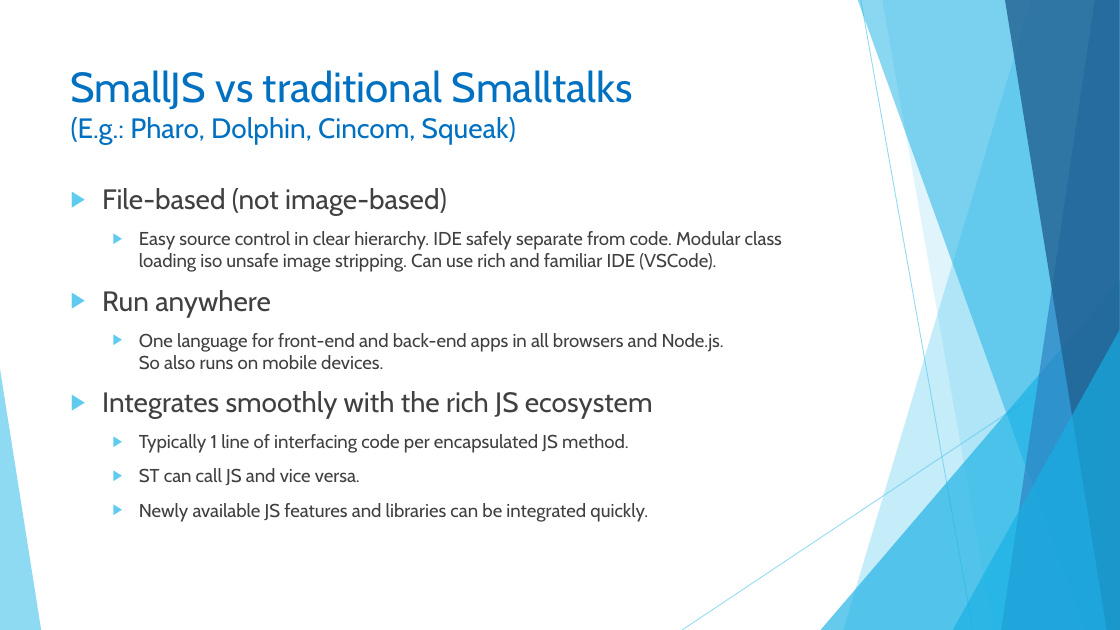
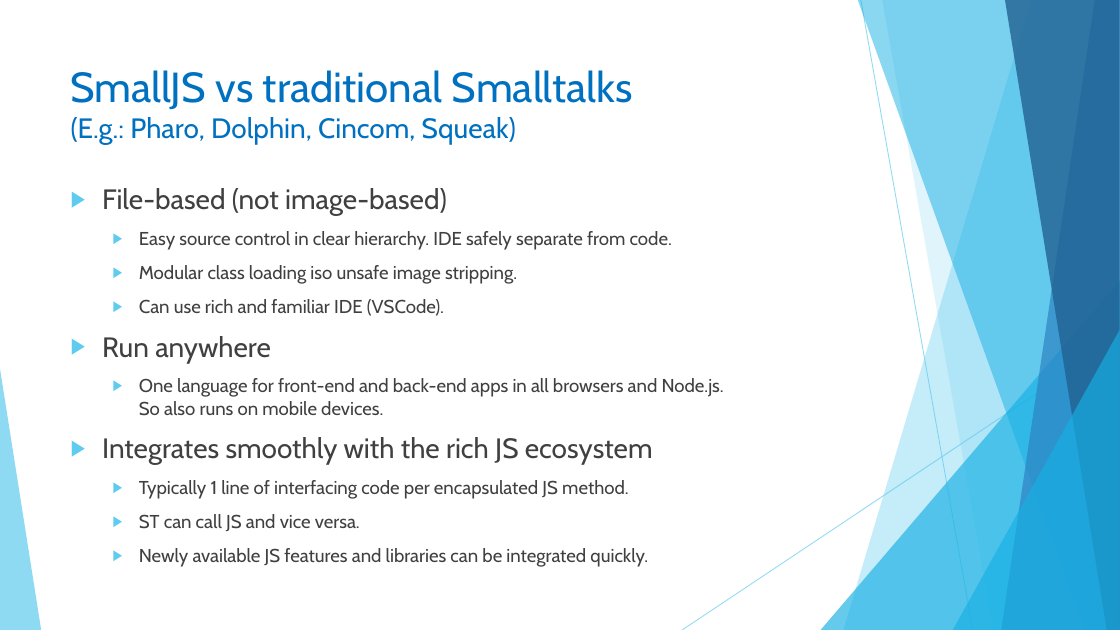
Before and after one commit to Small-JS/SmallJS, a slide deck: slide 11 of Documentation/Why_SmallJS.pptx (slide 8 before the commit). Drawn at 1120x630 pixels with LibreOffice and Linux fonts; fonts in the diff are those of the drawing. Boxes give left, top, right and bottom in pixels: in the first picture for what was removed or moved away, otherwise in the second. Text is boxed around its words. In the diff, an @@ line names an element or a change of style, - is before the commit and + after.

```diff
--- a/Documentation/Why_SmallJS.pptx
+++ b/Documentation/Why_SmallJS.pptx
@@ text at box(139, 231, 672, 316): text changed @@
-  ▶ Easy source control in clear hierarchy. IDE safely separate from code. Modular class loading iso unsafe image stripping. Can use rich and familiar IDE (VSCode).
+  ▶ Easy source control in clear hierarchy. IDE safely separate from code.
+  ▶ Modular class loading iso unsafe image stripping.
+  ▶ Can use rich and familiar IDE (VSCode).
```
Also in this commit, not shown: 7 other slides changed, 5 slides added, 2 other files.
